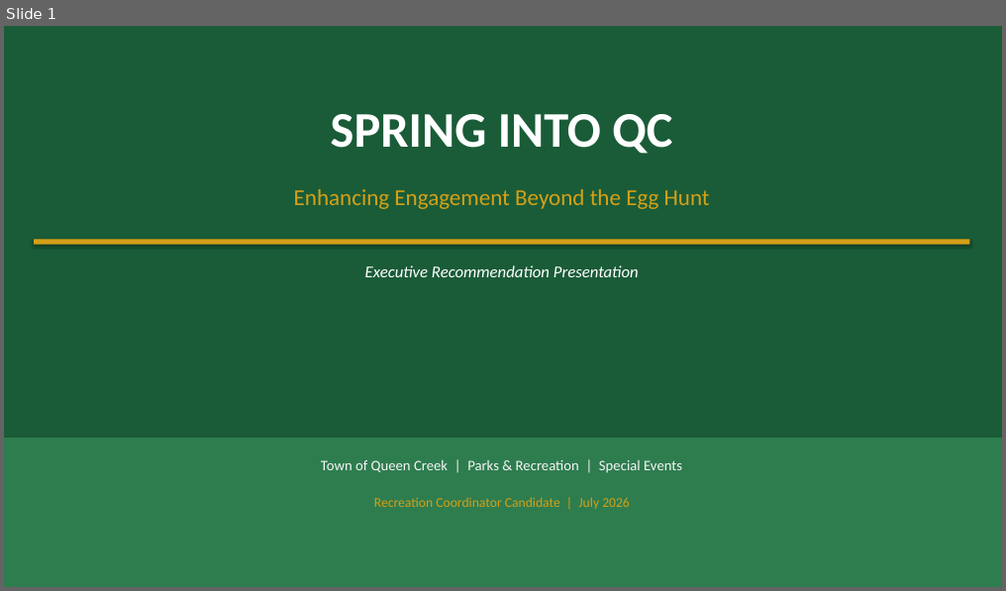
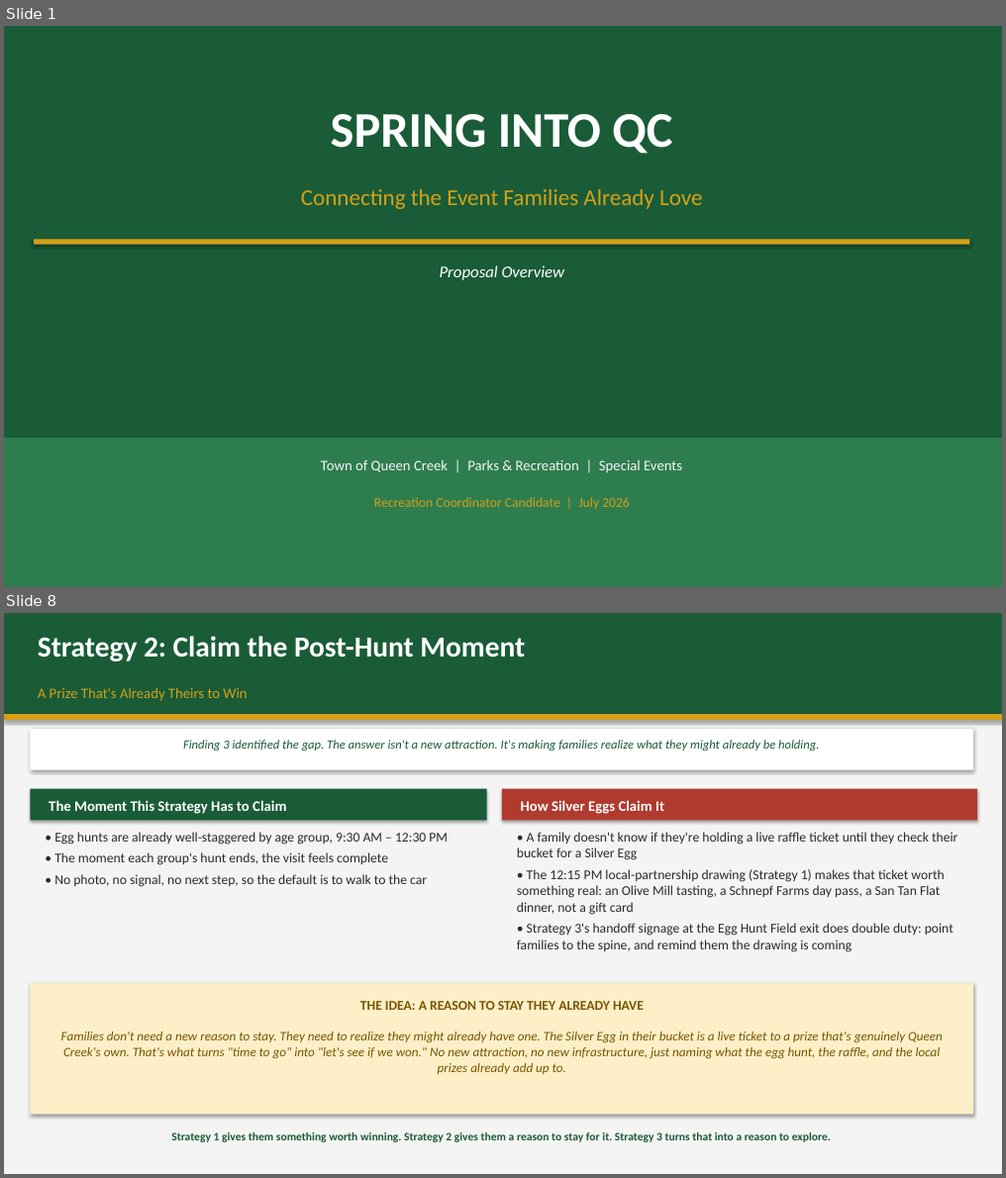
Before and after one commit to billy12/qc, a slide deck: SpringIntoQC_Presentation.pptx. Shown one above the other, each under a label of ours: slide 1 before the commit, slides 1 and 8 after it; the slides between them are not shown. The pictures are 1006x591 and 1006x1178 pixels, drawn with LibreOffice and Linux fonts; fonts in the diff are those of the drawing. Boxes give left, top, right and bottom in pixels: in the first picture for what was removed or moved away, otherwise in the second. Text is boxed around its words. In the diff, an @@ line names an element or a change of style, - is before the commit and + after.

```diff
--- a/SpringIntoQC_Presentation.pptx
+++ b/SpringIntoQC_Presentation.pptx
@@ slide 8 added at (4, 613, 1002, 1174), background #FFFFFF @@
@@ rectangle added at (4, 613, 1002, 1174), fill #F4F4F4 @@
@@ rectangle added at (4, 613, 1002, 714), fill #1A5C38 @@
@@ text added at (38, 636, 525, 662), 28 pt, text #FFFFFF, bold @@
+Strategy 2: Claim the Post-Hunt Moment
@@ text added at (38, 688, 247, 701), 14 pt, text #D4A017 @@
+A Prize That's Already Theirs to Win
@@ rectangle added at (4, 714, 1002, 720), fill #D4A017 @@
@@ rectangle added at (30, 729, 973, 770), fill #FFFFFF @@
@@ text added at (183, 740, 819, 751), 12 pt, text #1A5C38, italic @@
+Finding 3 identified the gap. The answer isn't a new attraction. It's making families realize what they might already be holding.
@@ rectangle added at (30, 789, 487, 820), fill #1A5C38 @@
@@ rectangle added at (502, 789, 977, 820), fill #B03A2E @@
@@ text added at (49, 800, 286, 814), 14 pt, text #FFFFFF, bold @@
+The Moment This Strategy Has to Claim
@@ text added at (521, 800, 664, 814), 14 pt, text #FFFFFF, bold @@
+How Silver Eggs Claim It
@@ text added at (54, 832, 448, 887), 13 pt, text #2B2B2B @@
+• Egg hunts are already well-staggered by age group, 9:30 AM – 12:30 PM
+• The moment each group's hunt ends, the visit feels complete
+• No photo, no signal, no next step, so the default is to walk to the car
@@ text added at (517, 832, 957, 953), 13 pt, text #2B2B2B @@
+• A family doesn't know if they're holding a live raffle ticket until they check their bucket for a Silver Egg
+• The 12:15 PM local-partnership drawing (Strategy 1) makes that ticket worth something real: an Olive Mill tasting, a Schnepf Farms day pass, a San Tan Flat dinner, not a gift card
+• Strategy 3's handoff signage at the Egg Hunt Field exit does double duty: point families to the spine, and remind them the drawing is coming
@@ rectangle added at (30, 983, 973, 1115), fill #FDF0C8 @@
@@ text added at (360, 1001, 644, 1010), 13 pt, text #7A5500, bold @@
+THE IDEA: A REASON TO STAY THEY ALREADY HAVE
@@ text added at (61, 1032, 943, 1074), 12.5 pt, text #7A5500, italic @@
+Families don't need a new reason to stay. They need to realize they might already have one. The Silver Egg in their bucket is a live ticket to a prize that's genuinely Queen Creek's own. That's what turns "time to go" into "let's see if we won." No new attraction, no new infrastructure, just naming what the egg hunt, the raffle, and the local prizes already add up to.
@@ text added at (171, 1133, 831, 1143), 11 pt, text #1A5C38, bold @@
+Strategy 1 gives them something worth winning. Strategy 2 gives them a reason to stay for it. Strategy 3 turns that into a reason to explore.
@@ slide 1 changed as well @@
@@ text at (301, 189, 702, 209): text changed @@
-Enhancing Engagement Beyond the Egg Hunt
+Connecting the Event Families Already Love
@@ text at (440, 266, 564, 280): text changed @@
-Executive Recommendation Presentation
+Proposal Overview
```
Also in this commit, not shown: 1 other slide changed, 7 other slides added, 9 slides removed, 9 other files.
